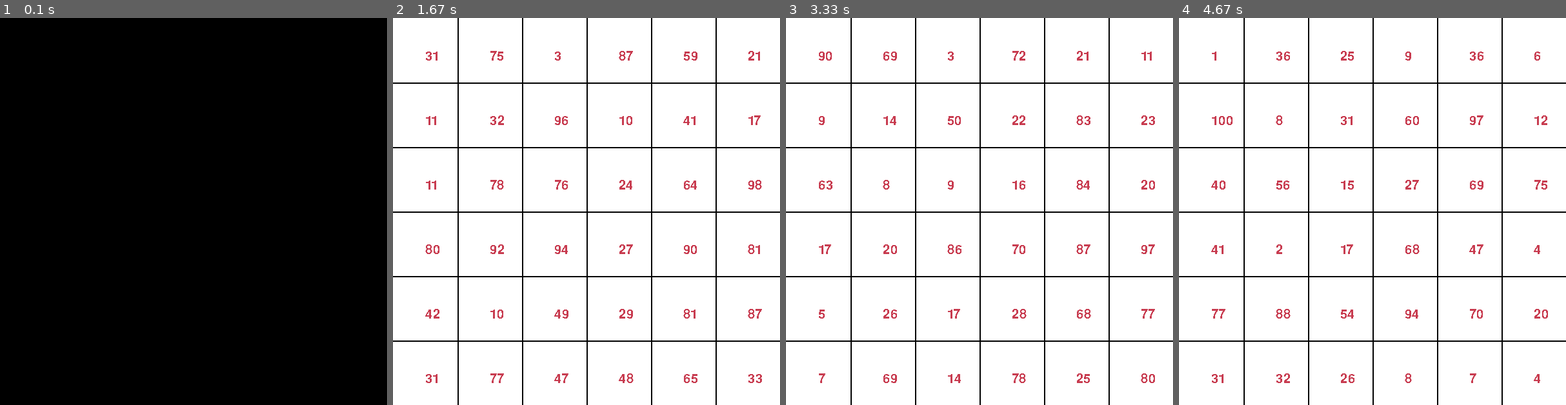
Above: before the commit, frames 1-4 (left to right).
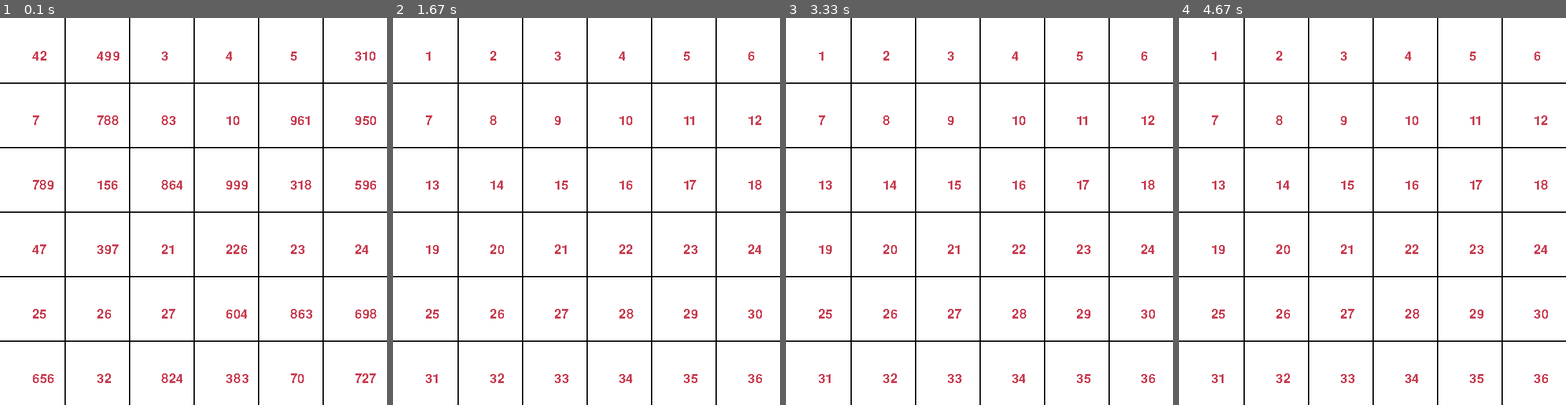
Above: after the commit, the same moments.

Repository: GordoEnForma/TAB1-IA-2021-2
Game: pygame game, started from main.py
Two runs of this game, one before a commit and one after it. Both use one fixed random seed, a clock stepped at 60 frames per second and the inputs below.
Inputs:
- Up to frame 1 (0.1 s): no input
- Up to frame 2 (1.67 s): no input
- Up to frame 3 (3.33 s): no input
- Up to frame 4 (4.67 s): tap Enter every 0.33 s from 3.33 to 4.33 s

The runs differ from the first frame. In frame 1, 97% of the frame differs, in the area x 0-100%, y 0-100%; in frame 2, 1.0%; in frame 3, 1.1%; in frame 4, 1.0%.

Commit message:
Mejorado el code pes
AAAAAAAAAAA Cleeeeeedmirrrrrr

Co-Authored-By: cledmir <56932765+cledmir@users.noreply.github.com>

Diff:
--- a/main.py
+++ b/main.py
@@ -7,7 +7,7 @@
 
 TARGET = [1,2,3,4,5,6,7,8,9,10,11,12,13,14,15,16,17,18,19,20,21,22,23,24,25,26,27,28,29,30,31,32,33,34,35,36]
 # TARGET = [random.randint(1,Q_GENES) for _ in range(16)]
-Q_GENES = 100
+Q_GENES = 1000
 POPULATION_SIZE = 1000
 pygame.init()
 
@@ -47,7 +47,7 @@
         child = []
         for i in range(len(self.cromosoma)):
             if len(self.cromosoma)/2 <= i:
-                if random.randint(0,1) or TARGET[i] == self.cromosoma[i]:
+                if TARGET[i] == self.cromosoma[i]:
                     child.append(self.cromosoma[i])
                 else:
                     child.append(random.randint(1,Q_GENES))
@@ -102,7 +102,7 @@
                 nueva_cepa.append(child)
             population = nueva_cepa
 
-            time.sleep(1.5)
+            # time.sleep(1.5)
             print(f'Generacion: {generacion}, Poblacion: {population[0].cromosoma},Puntuacion: {population[0].puntuacion}')
 
             generacion += 1
